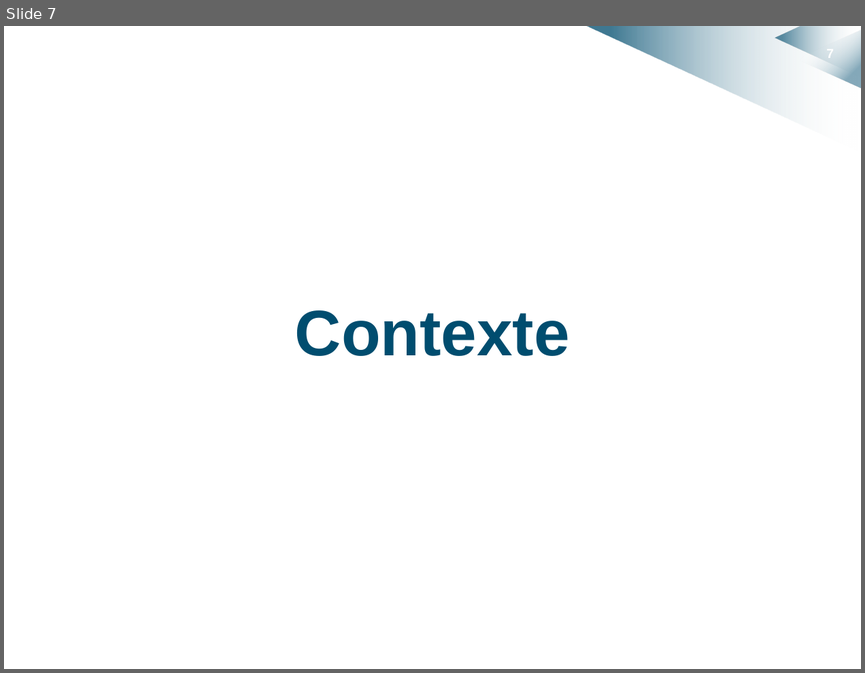
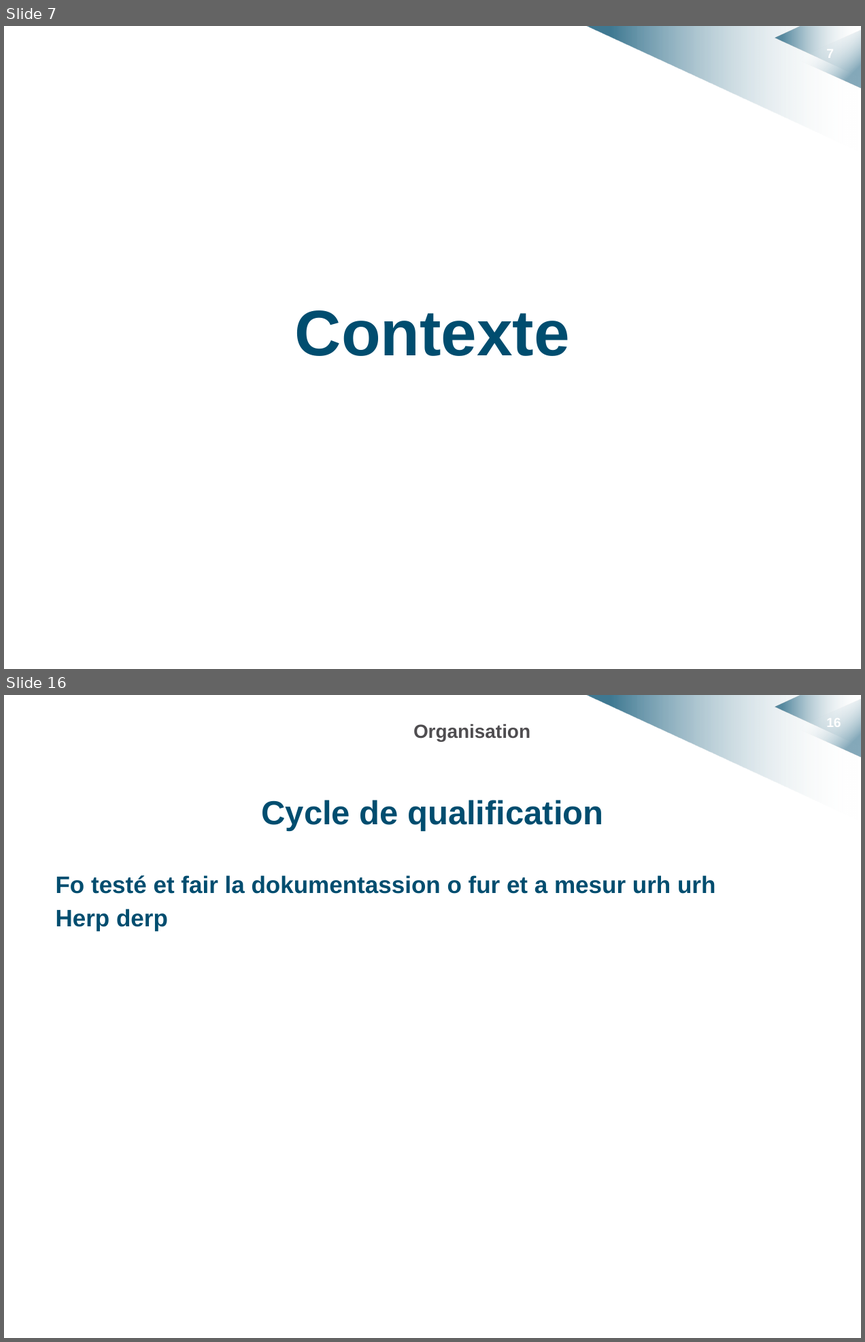
Before and after one commit to HKervadec/korrigolo, a slide deck: soutenances/planification/soutenance_planification.pptx. Shown one above the other, each under a label of ours: slide 7 before the commit, slides 7 and 16 after it; the slides between them are not shown. The pictures are 865x673 and 865x1342 pixels, drawn with LibreOffice and Linux fonts; fonts in the diff are those of the drawing; background and template pictures are left out. Boxes give left, top, right and bottom in pixels: in the first picture for what was removed or moved away, otherwise in the second. Text is boxed around its words. In the diff, an @@ line names an element or a change of style, - is before the commit and + after.

```diff
--- a/soutenances/planification/soutenance_planification.pptx
+++ b/soutenances/planification/soutenance_planification.pptx
@@ slide 16 added at bbox=[4, 695, 861, 1338], background #FFFFFF; not listed: 4 template elements that a slide beside it also shows @@
@@ title added at bbox=[413, 724, 530, 741], 16 pt, text #4F4D50, bold @@
+Organisation
@@ text added at bbox=[56, 800, 715, 931], 20 pt, text #004D6F, bold @@
+Cycle de qualification
+Fo testé et fair la dokumentassion o fur et a mesur urh urh
+Herp derp
```
Also in this commit, not shown: 5 slides changed, 12 other slides added.
